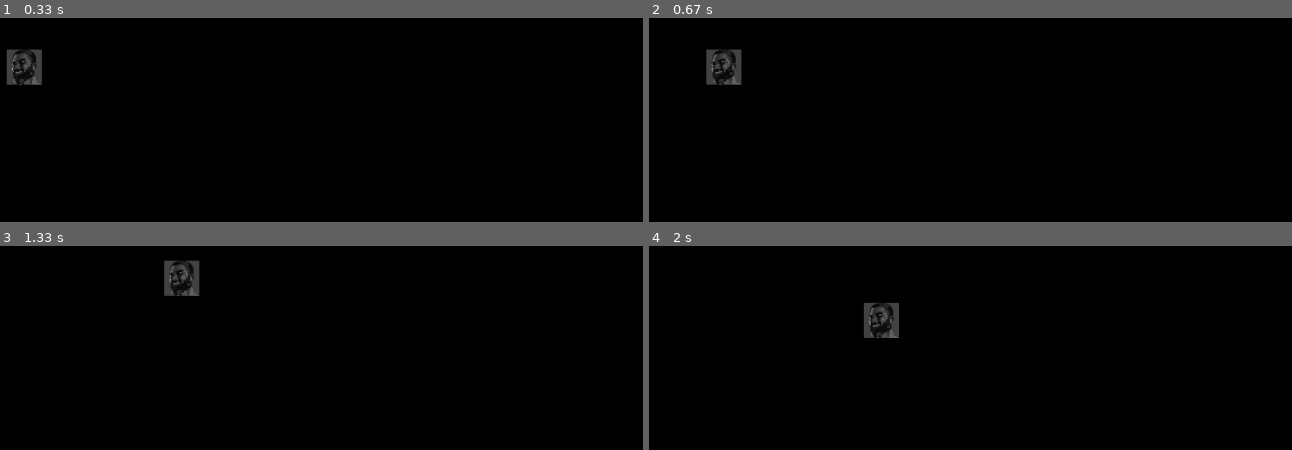
Above: before the commit, frames 1-4 (two rows, left to right).
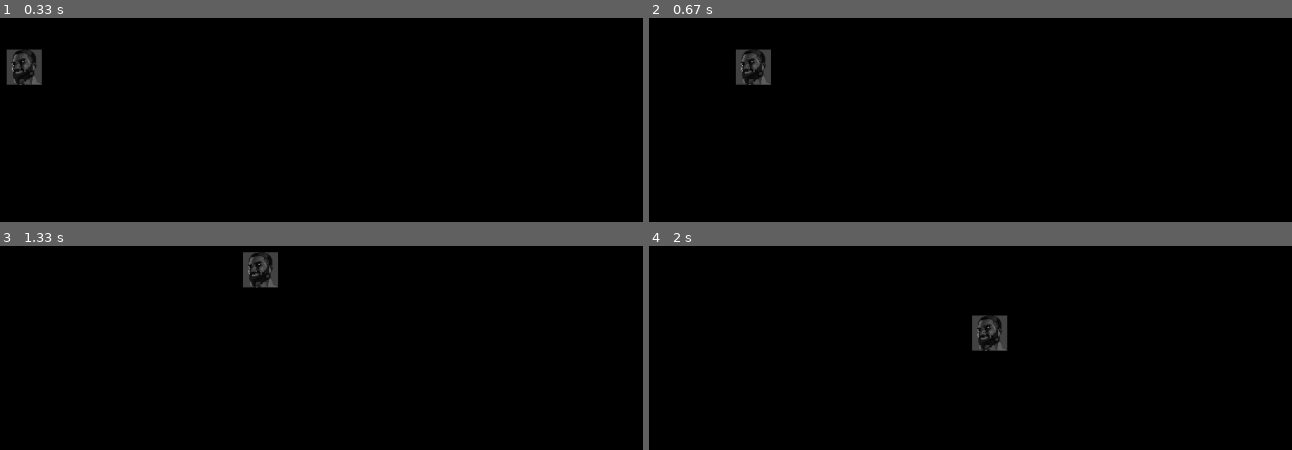
Above: after the commit, the same moments.

Repository: Adriwin06/My-Pygame-Learning
Game: pygame game, started from main.py
Same seed, same stepped clock (60 frames per second), same inputs: the game is played once before the commit and once after it.
Inputs:
- Up to frame 1 (0.33 s): no input
- Up to frame 2 (0.67 s): hold D from 0.33 s (still down)
- Up to frame 3 (1.33 s): release D at 0.8 s; hold D 0.83-1.3 s; tap Z at 0.9, 1.2 s
- Up to frame 4 (2 s): hold S 1.33-1.63 s; tap Z at 1.4, 1.73 s; hold D from 1.67 s (still down)

Frame 1 is identical in both runs. In frame 2, 1.2% of the frame differs, in the area x 8-19%, y 15-33%; in frame 3, 1.5%, in the area x 25-44%, y 2-25%; in frame 4, 1.5%.

Commit message:
Nothing really

Diff:
--- a/main.py
+++ b/main.py
@@ -8,6 +8,9 @@
 screen = pygame.display.set_mode((SCREEN_WIDTH, SCREEN_HEIGHT))
 pygame.display.set_caption('Test Python Game')
 
+# Set Framerate (So it doesn't go too crazy with higher framerate)
+clock = pygame.time.Clock()
+FPS = 120
 
 # Player Actions
 moving_left = False
@@ -18,7 +21,7 @@
 
 # Defining the Player Class
 class Soldier(pygame.sprite.Sprite):
-    def __init__(self, x= 400, y=400, scale=0.1, speed=4):
+    def __init__(self, x= 400, y=400, scale=0.1, speed=3):
         pygame.sprite.Sprite.__init__(self)
         self.speed = speed
         img = pygame.image.load('img/player/idle/0.png')
@@ -57,16 +60,20 @@
 run = True
 while run:
 
+    # Lock Framerate
+    clock.tick(FPS)
+
     # Making the backgroung Dark
     screen.fill((0, 0, 0))
 
     # Drawing the player on the screen
     player.draw()
 
+    # Moving the player
     player.move(moving_left, moving_right, moving_up, moving_down)
 
 
-# Event Handler
+    # Event Handler
     for event in pygame.event.get():
 
         # Getting pressed keyboard keys
